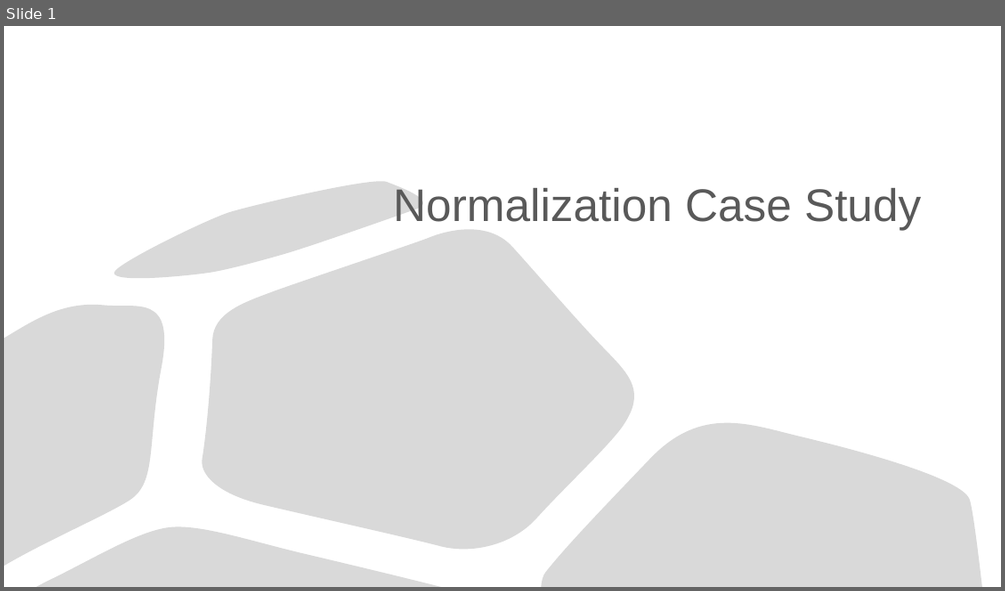
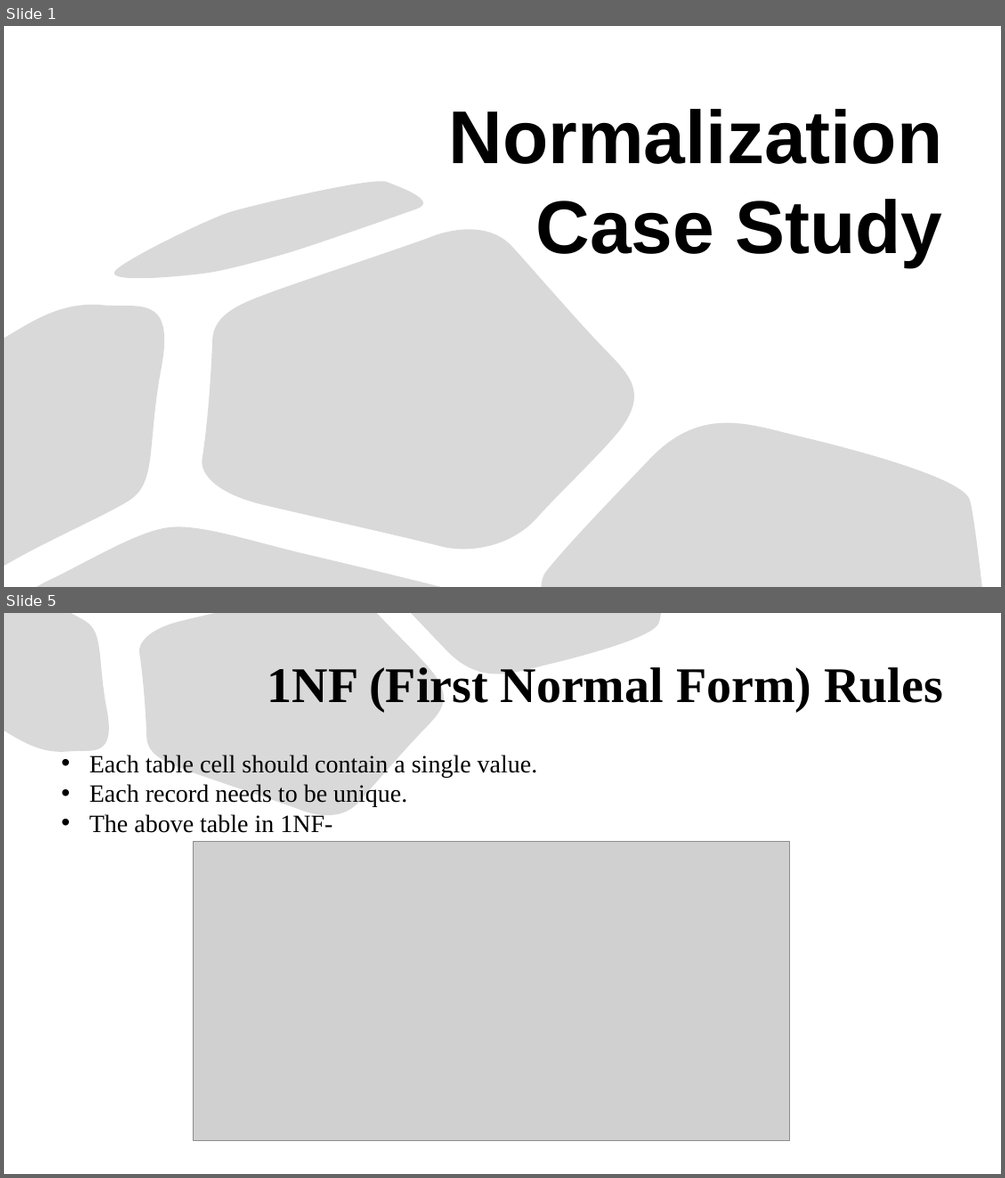
Before and after one commit to Saphall/Leapfrog_Data-Engineering_Assignments, a slide deck: Week1/Day1/Data Assignment/Normalization Case Study.pptx. Shown one above the other, each under a label of ours: slide 1 before the commit, slides 1 and 5 after it; the slides between them are not shown. The pictures are 1005x591 and 1005x1178 pixels, drawn with LibreOffice and Linux fonts; fonts in the diff are those of the drawing; grey boxes stand for pictures. Boxes give left, top, right and bottom in pixels: in the first picture for what was removed or moved away, otherwise in the second. Text is boxed around its words. In the diff, an @@ line names an element or a change of style, - is before the commit and + after.

```diff
--- a/Week1/Day1/Data Assignment/Normalization Case Study.pptx
+++ b/Week1/Day1/Data Assignment/Normalization Case Study.pptx
@@ slide 5 added at (x1=4, y1=613, x2=1001, y2=1174), background #FFFFFF @@
@@ freeform shape added at (x1=4, y1=613, x2=116, y2=761), fill #D9D9D9, outline #000000 0.75 pt @@
@@ freeform shape added at (x1=138, y1=613, x2=452, y2=826), fill #D9D9D9, outline #000000 0.75 pt @@
@@ freeform shape added at (x1=411, y1=613, x2=661, y2=686), fill #D9D9D9, outline #000000 0.75 pt @@
@@ title added at (x1=267, y1=667, x2=943, y2=711), 48 pt, text #000000, bold @@
+1NF (First Normal Form) Rules
@@ text added at (x1=89, y1=755, x2=538, y2=833), 24 pt, text #000000 @@
+• Each table cell should contain a single value.
+• Each record needs to be unique.
+• The above table in 1NF-
@@ picture added at (x1=194, y1=841, x2=790, y2=1140) @@
@@ slide 1 changed as well @@
@@ title "Normalization Case Study" moved from (x1=393, y1=188, x2=921, y2=230) to (x1=449, y1=109, x2=943, y2=266) @@
@@ title "Normalization Case Study" at (x1=449, y1=109, x2=943, y2=266): size 44 to 72 pt, text colour #595959 to #000000, bold on @@
```
Also in this commit, not shown: 9 other slides added.
